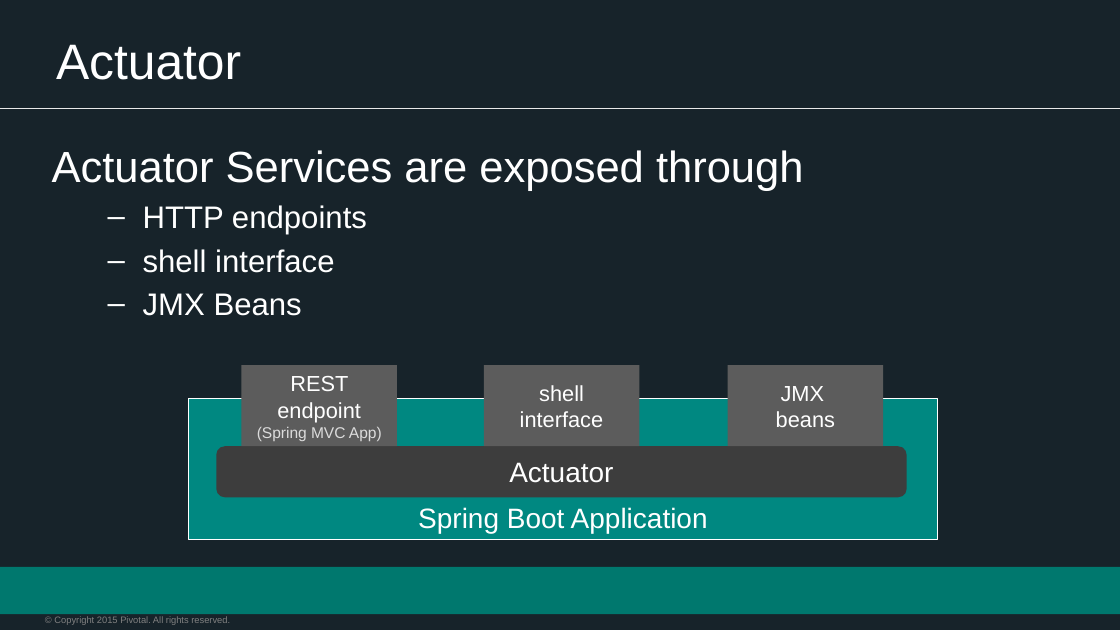
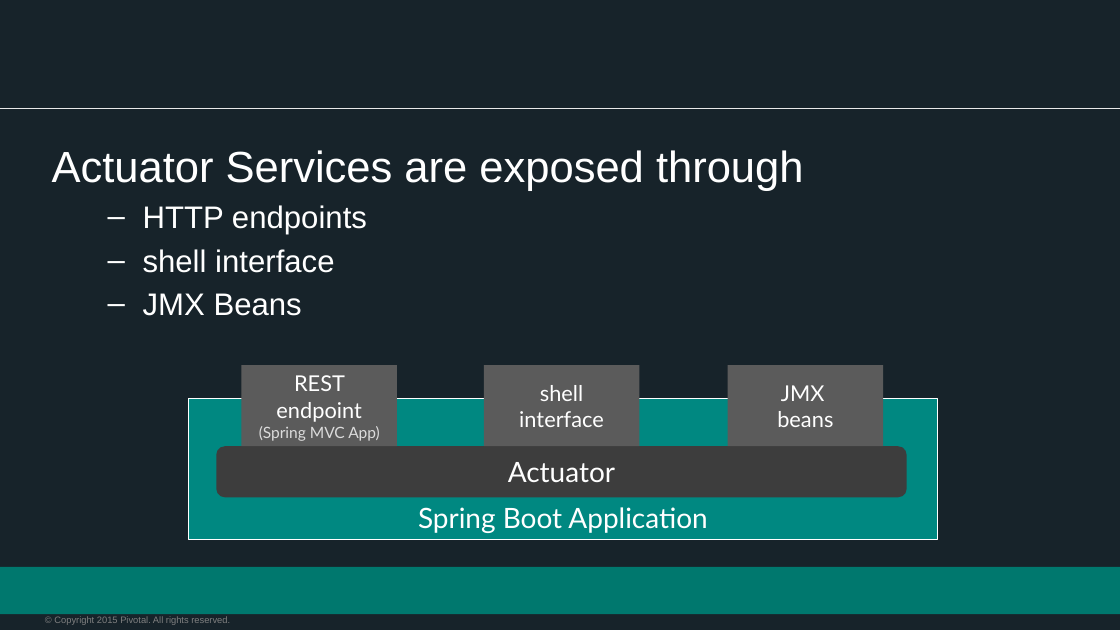
Before and after one commit to appalrpivotal/PCF-Workshop-ESI, a slide deck: slide 45 of presentations/5-Spring_Overview.pptx (slide 19 before the commit). Drawn at 1120x630 pixels with LibreOffice and Linux fonts; fonts in the diff are those of the drawing; background and template pictures are left out. Boxes give left, top, right and bottom in pixels: in the first picture for what was removed or moved away, otherwise in the second. Text is boxed around its words. In the diff, an @@ line names an element or a change of style, - is before the commit and + after.

```diff
--- a/presentations/5-Spring_Overview.pptx
+++ b/presentations/5-Spring_Overview.pptx
@@ title removed at [56, 44, 241, 80] @@
-Actuator
@@ font Arial to Lato; fill #5C5C5C to #5B5B5B in 3 elements at [242, 365, 398, 446], [484, 365, 640, 446], [728, 365, 884, 446] @@
@@ rectangle "Spring Boot Application" at [188, 399, 937, 540]: font Arial to Lato; outline #FFFFFF 0.5 pt to #FFFFFF 0.75 pt @@
@@ rounded rectangle "Actuator" at [216, 446, 906, 497]: font Arial to Lato @@
```
Also in this commit, not shown: 22 other slides changed, 31 slides added, 1 slide removed, 1 other file.
